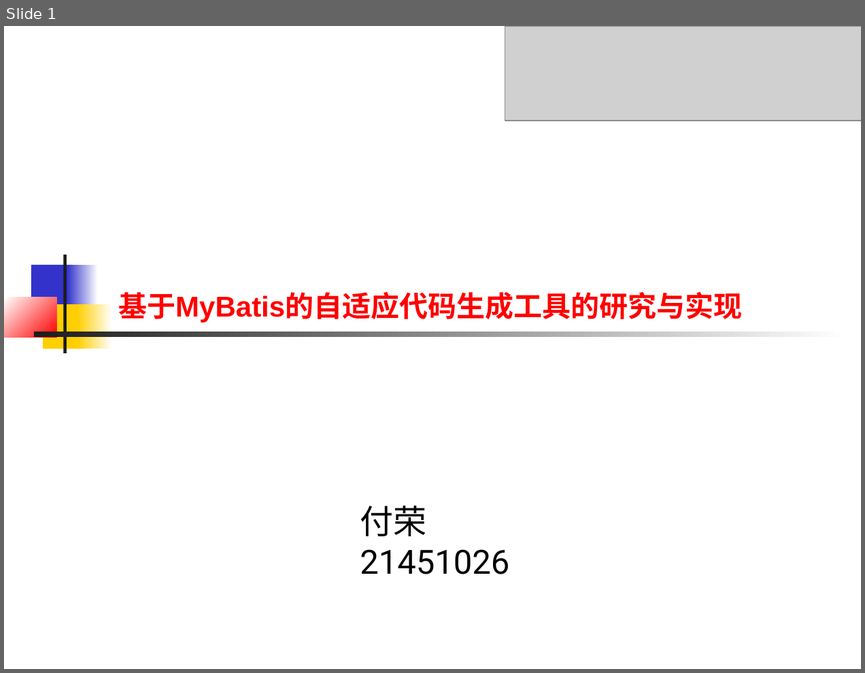
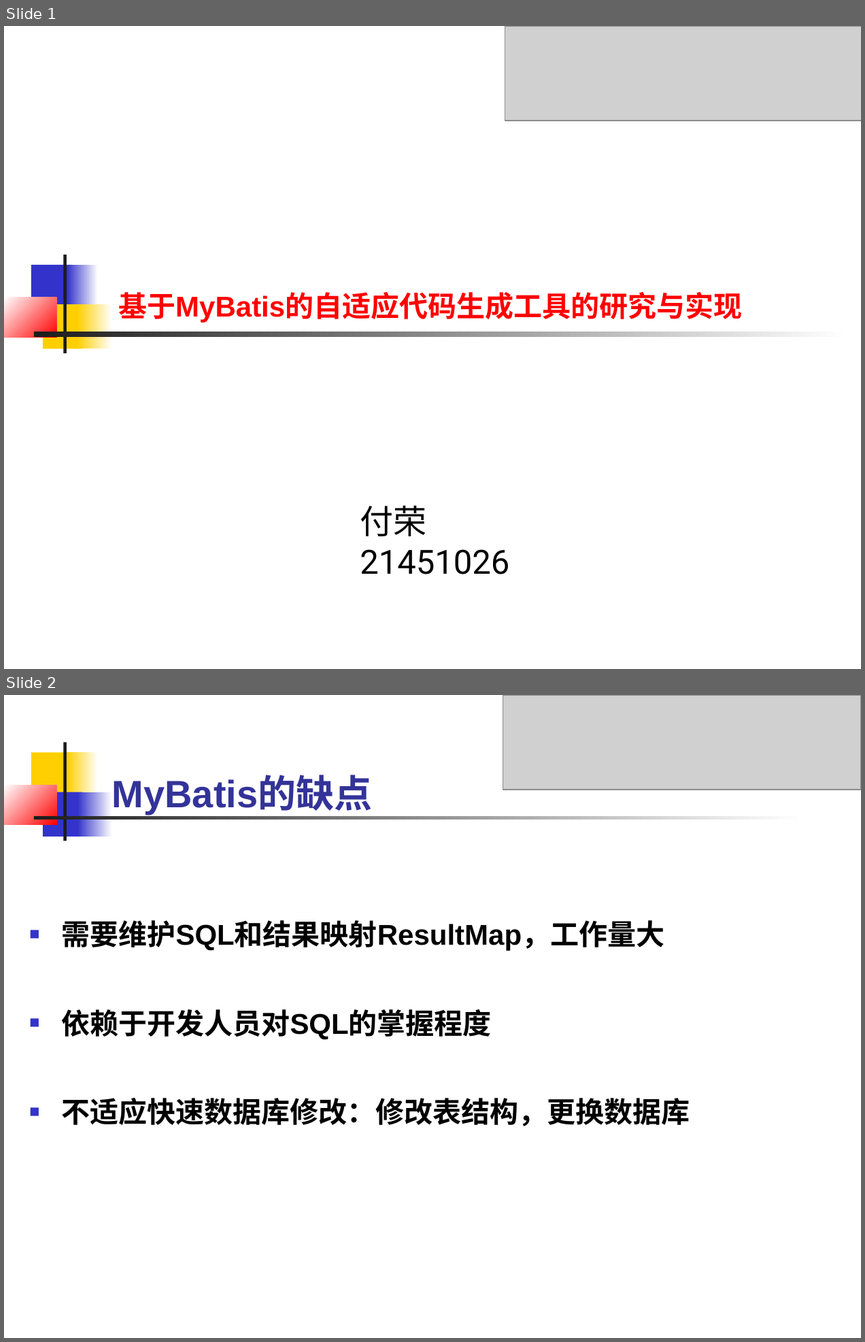
Before and after one commit to connLAN/zjuResource, a slide deck: 毕业论文/开题报告论证会-材料/开题论证会-付荣.ppt. Shown one above the other, each under a label of ours: slide 1 before the commit, slides 1 and 2 after it. The pictures are 865x673 and 865x1342 pixels, drawn with LibreOffice and Linux fonts; fonts in the diff are those of the drawing; grey boxes stand for pictures. Boxes give left, top, right and bottom in pixels: in the first picture for what was removed or moved away, otherwise in the second. Text is boxed around its words. In the diff, an @@ line names an element or a change of style, - is before the commit and + after.

```diff
--- a/毕业论文/开题报告论证会-材料/开题论证会-付荣.ppt
+++ b/毕业论文/开题报告论证会-材料/开题论证会-付荣.ppt
@@ slide 2 added at box(4, 695, 861, 1338), background #FFFFFF @@
@@ picture added at box(502, 695, 861, 790) @@
@@ rectangle added at box(31, 752, 73, 797), fill #FFCF01 @@
@@ rectangle added at box(63, 742, 66, 841), fill #1C1C1C @@
@@ rectangle added at box(67, 752, 99, 797), fill gradient #FFCF01 to #FFFFFF @@
@@ rectangle added at box(4, 785, 56, 824), fill gradient #FFFFFF to #FF0000 @@
@@ rectangle added at box(43, 792, 82, 836), fill #3333CC @@
@@ rectangle added at box(77, 792, 112, 836), fill gradient #3333CC to #FFFFFF @@
@@ text added at box(112, 777, 373, 815), 32 pt, text #333399, bold @@
+MyBatis的缺点
@@ rectangle added at box(34, 817, 805, 820), fill gradient #1C1C1C to #FFFFFF @@
@@ text added at box(62, 920, 690, 1126), 24 pt, text #000000, bold @@
+■ 需要维护SQL和结果映射ResultMap，工作量大
+■ 依赖于开发人员对SQL的掌握程度
+■ 不适应快速数据库修改：修改表结构，更换数据库
```
Also in this commit, not shown: 8 other slides added, 11 slides removed, 1 other file.
